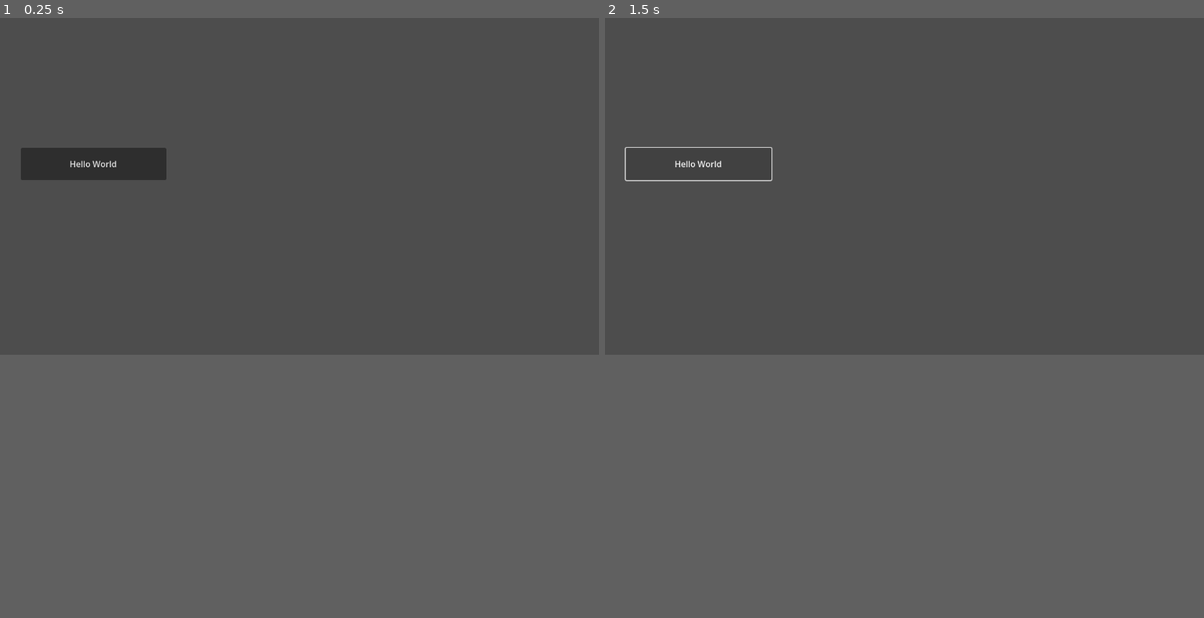
Above: before the commit, frames 1-2 (left to right).
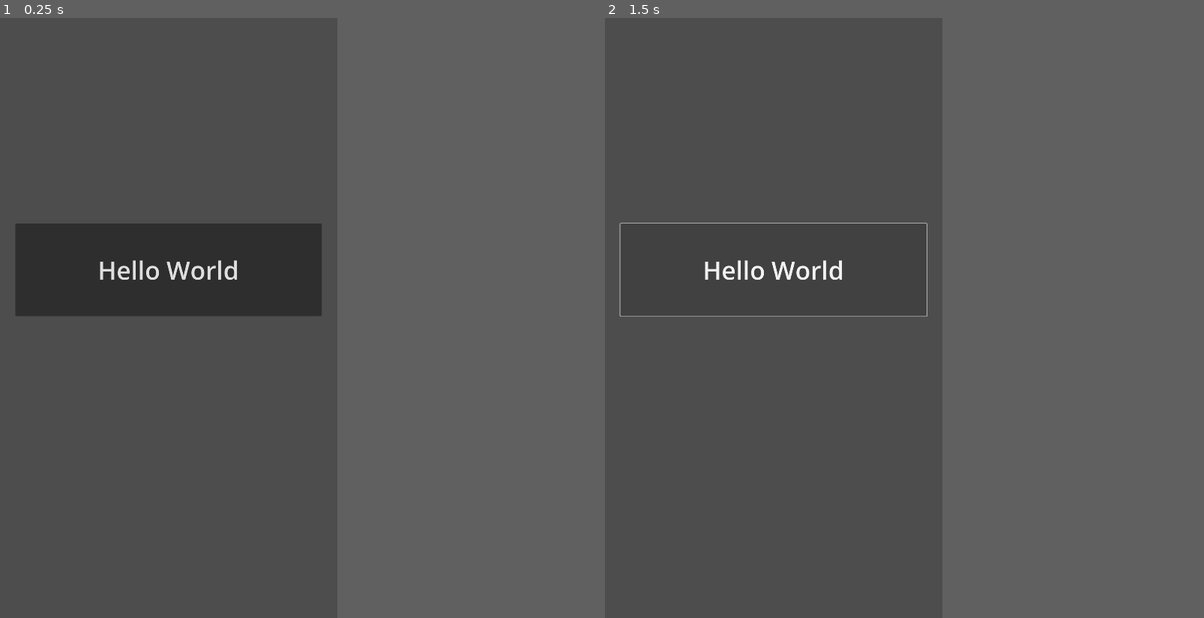
Above: after the commit, the same moments.

Repository: lettdev/godot-adjust
Game: Godot game, scene res://main.tscn
Two runs of this game, one before a commit and one after it. Both use one fixed random seed, a clock stepped at 60 frames per second and the inputs below.
Inputs:
- Up to frame 1 (0.25 s): no input
- Up to frame 2 (1.5 s): click "Hello World" at 0.5 s; click "Hello World" at 1.25 s
In our replay, the window is 799x449 before the commit and 450x800 after it. These sizes can differ from the game's own. Grey fills any space a smaller window leaves; there, only what the larger window draws over its background counts as a difference.

The runs differ from the first frame. In frame 1, 9.1% of the frame differs, in the area x 2-54%, y 21-50%; in frame 2, 0.6%.

Commit message:
implemented adjust sdk

Diff:
--- a/plugin/demo/adjust.gd
+++ b/plugin/demo/adjust.gd
@@ -3,14 +3,14 @@
 var _plugin_name = "GodotAdjust"
 var _android_plugin
 
-const adjust_app_token = "YOUR_APP_TOKEN_HERE"
+const adjust_app_token = "YOUR_APP_TOKEN"
 const adjust_production = false
 
 func _ready():
 	if Engine.has_singleton(_plugin_name):
 		print_rich("[color=green]" + _plugin_name + " has successfully loaded![/color]")
 		_android_plugin = Engine.get_singleton(_plugin_name)
-		#_android_plugin.init(adjust_app_token, adjust_production)
+		_android_plugin.init(adjust_app_token, adjust_production)
 	else:
 		printerr("Couldn't find plugin " + _plugin_name)
 
--- a/plugin/demo/main.tscn
+++ b/plugin/demo/main.tscn
@@ -10,10 +10,11 @@
 anchor_top = 0.5
 anchor_right = 1.0
 anchor_bottom = 0.5
-offset_left = 40.0
-offset_top = 250.0
-offset_right = 320.0
-offset_bottom = 312.0
+offset_left = 49.0
+offset_top = 658.0
+offset_right = 1030.0
+offset_bottom = 954.0
+grow_horizontal = 2
+grow_vertical = 2
+theme_override_font_sizes/font_size = 80
 text = "Hello World"
-
-[connection signal="pressed" from="Button" to="." method="_on_Button_pressed"]
--- a/plugin/demo/project.godot
+++ b/plugin/demo/project.godot
@@ -23,12 +23,19 @@
 
 settings/stdout/verbose_stdout=true
 
+[display]
+
+window/size/viewport_width=1080
+window/size/viewport_height=1920
+window/stretch/mode="viewport"
+window/handheld/orientation=1
+
 [editor_plugins]
 
 enabled=PackedStringArray("res://addons/GodotAdjust/plugin.cfg")
 
 [rendering]
 
-renderer/rendering_method="gl_compatibility"
+renderer/rendering_method="mobile"
 renderer/rendering_method.mobile="gl_compatibility"
 textures/vram_compression/import_etc2_astc=true
Not shown, changed: plugin/demo/export_presets.cfg
Not shown, changed: plugin/build.gradle.kts
Not shown, changed: plugin/src/main/AndroidManifest.xml
Not shown, changed: plugin/src/main/java/krad/godot/plugin/android/adjust/GodotAdjust.kt
